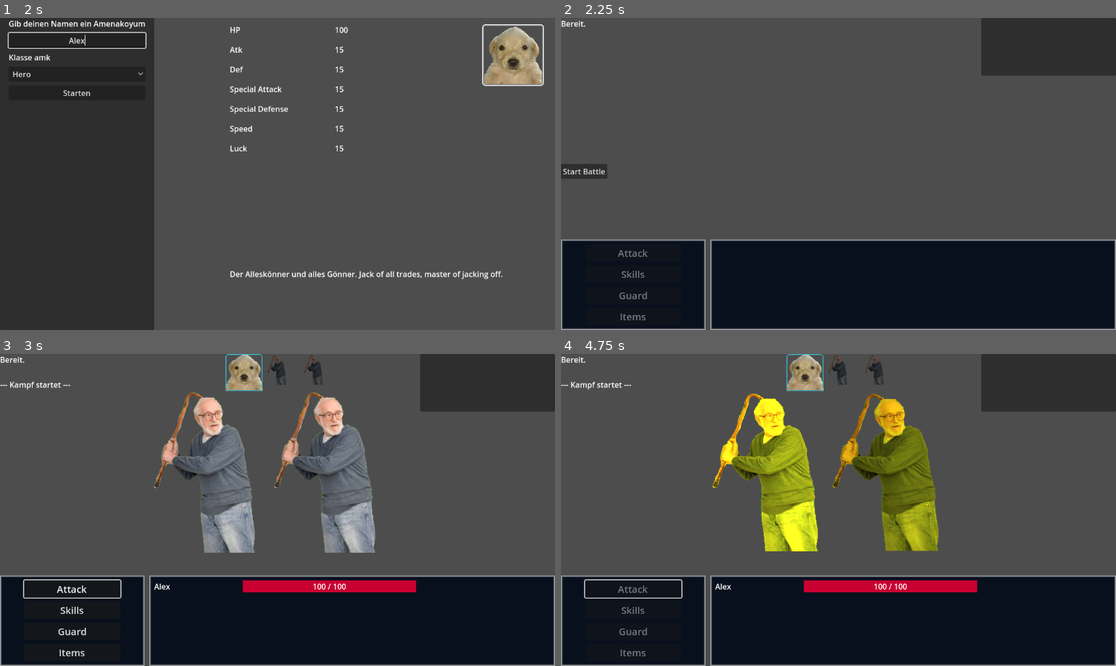
Above: before the commit, frames 1-4 (two rows, left to right).
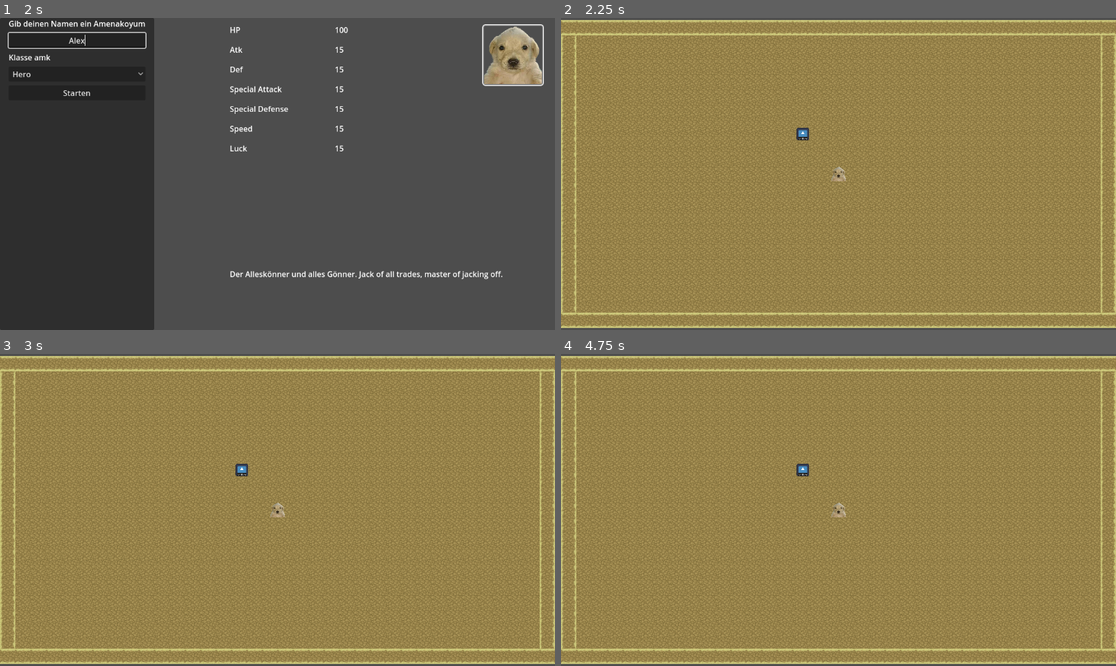
Above: after the commit, the same moments.

Repository: Marv0407/kotstulle-game
Game: Godot game, scene res://scenes/control.tscn
Two runs of this game, one before a commit and one after it. Both use one fixed random seed, a clock stepped at 60 frames per second and the inputs below. The engine's default icon, where the game draws it, is replaced by a stand-in: a white triangle on a blue panel in a dark square.
Inputs (mouse positions are in pixels of both pictures, inside the frame that each line leads up to):
- Up to frame 1 (2 s): click "Start New Game" at 0.5 s; click (77, 39) at 1.27 s; type "Alex" at 1.35 s
- Up to frame 2 (2.25 s): click "Starten" at 2 s
- Up to frame 3 (3 s): click (22, 506) at 2.75 s, where only the run before the commit has a clickable "Start Battle"
- Up to frame 4 (4.75 s): click (766, 469) at 3.52 s; click (633, 588) at 4.25 s, where only the run before the commit has a clickable "Attack"

Frame 1 is identical in both runs. In frame 2, 99% of the frame differs, in the area x 0-100%, y 0-100%; in frame 3, 99%; in frame 4, 99%.

Commit message:
Add encounter trigger and battle return flow
Introduce an Encounter Area2D scene and script to trigger battles on player contact. Add start_battle/return_from_battle in GameData to remember the current scene and player position and switch to the BattleTest scene. Restore player position on returning to TestMap via a new test_map.gd script. Update TestMap.tscn to instance the Encounter, adjust collision layers, and attach the test map script. Call GameData.return_from_battle() from battle_manager.end_battle so the game returns to the previous scene after a battle. Also change the character creator to load TestMap after creating a hero.

Diff:
--- a/character_creator.gd
+++ b/character_creator.gd
@@ -34,7 +34,7 @@
 	GameData.party_members.clear()
 	GameData.add_new_hero(class_res, chosen_name)
 
-	get_tree().change_scene_to_file("res://scenes/BattleTest.tscn")
+	get_tree().change_scene_to_file("res://scenes/TestMap.tscn")
 
 func _update_stat_preview(index: int):
 	var class_res = load(class_options[index]) as CharData
--- /dev/null
+++ b/scenes/Encounter.tscn
@@ -0,0 +1,40 @@
+[gd_scene load_steps=5 format=3 uid="uid://daw87aehw5pcd"]
+
+[ext_resource type="Script" uid="uid://04ygs7ptp7kg" path="res://scripts/encounter.gd" id="1_2siry"]
+[ext_resource type="Texture2D" uid="uid://do6usik1g3hr0" path="res://icon.svg" id="1_xp8is"]
+
+[sub_resource type="StyleBoxFlat" id="StyleBoxFlat_2siry"]
+bg_color = Color(0.14, 0.14, 0.14, 1)
+
+[sub_resource type="RectangleShape2D" id="RectangleShape2D_qgecd"]
+size = Vector2(26, 26)
+
+[node name="Encounter" type="Area2D"]
+script = ExtResource("1_2siry")
+
+[node name="Sprite2D" type="Sprite2D" parent="."]
+scale = Vector2(0.2, 0.2)
+texture = ExtResource("1_xp8is")
+
+[node name="Label" type="Label" parent="Sprite2D"]
+anchors_preset = 7
+anchor_left = 0.5
+anchor_top = 1.0
+anchor_right = 0.5
+anchor_bottom = 1.0
+offset_left = -98.5
+offset_top = -87.0
+offset_right = -29.5
+offset_bottom = -64.0
+grow_horizontal = 2
+grow_vertical = 0
+size_flags_horizontal = 3
+size_flags_vertical = 6
+theme_override_font_sizes/font_size = 24
+theme_override_styles/normal = SubResource("StyleBoxFlat_2siry")
+text = "Testfight"
+
+[node name="CollisionShape2D" type="CollisionShape2D" parent="."]
+shape = SubResource("RectangleShape2D_qgecd")
+
+[connection signal="body_entered" from="." to="." method="_on_body_entered"]
--- a/scenes/TestMap.tscn
+++ b/scenes/TestMap.tscn
@@ -1,7 +1,9 @@
-[gd_scene load_steps=5 format=4 uid="uid://cfft8jgum6dhw"]
+[gd_scene load_steps=7 format=4 uid="uid://cfft8jgum6dhw"]
 
+[ext_resource type="Script" uid="uid://bxh7rrnqs0bta" path="res://scripts/test_map.gd" id="1_c2xor"]
 [ext_resource type="PackedScene" uid="uid://7p25i524blrh" path="res://scenes/Player.tscn" id="1_fodck"]
 [ext_resource type="Texture2D" uid="uid://dp21td8yk1lv0" path="res://assets/tilesets/test_tileset/[A]_type1/[A]Dirt1-Dirt2_pipo.png" id="1_jpasy"]
+[ext_resource type="PackedScene" uid="uid://daw87aehw5pcd" path="res://scenes/Encounter.tscn" id="3_ndu6v"]
 
 [sub_resource type="TileSetAtlasSource" id="TileSetAtlasSource_ndu6v"]
 texture = ExtResource("1_jpasy")
@@ -34,9 +36,11 @@
 [sub_resource type="TileSet" id="TileSet_jpasy"]
 tile_size = Vector2i(32, 32)
 physics_layer_0/collision_layer = 1
+physics_layer_0/collision_mask = 0
 sources/0 = SubResource("TileSetAtlasSource_ndu6v")
 
 [node name="TestMap" type="Node2D"]
+script = ExtResource("1_c2xor")
 
 [node name="TileMapLayer" type="TileMapLayer" parent="."]
 tile_map_data = PackedByteArray("AADu//b/AAAAAAIAAADu//f/AAAAAAEAAADu//j/AAAAAAEAAADu//n/AAAAAAEAAADu//r/AAAAAAEAAADu// …(11440 unchanged characters)…
@@ -45,3 +49,9 @@
 physics_quadrant_size = 32
 
 [node name="Player" parent="." instance=ExtResource("1_fodck")]
+collision_layer = 2
+
+[node name="Encounter" parent="." instance=ExtResource("3_ndu6v")]
+position = Vector2(-74, -83)
+collision_layer = 4
+collision_mask = 2
--- a/scripts/GameData.gd
+++ b/scripts/GameData.gd
@@ -3,9 +3,7 @@
 var player_name: String = "Held"
 var player_char_data: CharData
 
-### ------------------ ###
-### Testing Schmesting ###
-### ------------------ ###
+### --- Party & Stats Handling --- ###
 var party_members = []
 
 func add_new_hero(source_resource: CharData, custom_name: String):
@@ -41,5 +39,16 @@
 	for skill in source_resource.skills:
 		if skill:
 			dict["skills"].append(skill.resource_path)
+	party_members.append(dict)
 
-	party_members.append(dict)
+### --- Scene Return Handling --- ###
+var return_scene_path: String = ""
+var return_position: Vector2 = Vector2.ZERO
+
+func start_battle(current_scene_path: String, player_position: Vector2):
+	return_scene_path = current_scene_path
+	return_position = player_position
+	get_tree().change_scene_to_file("res://scenes/BattleTest.tscn")
+
+func return_from_battle():
+	get_tree().change_scene_to_file(return_scene_path)
--- a/scripts/battle_manager.gd
+++ b/scripts/battle_manager.gd
@@ -182,6 +182,7 @@
 
 func end_battle(player_won: bool):
 	state = BattleState.END
+	GameData.return_from_battle()
 	if player_won:
 		var _sum_exp = 0
 		for e in enemies: _sum_exp += e.data.xp
--- /dev/null
+++ b/scripts/encounter.gd
@@ -0,0 +1,17 @@
+extends Area2D
+
+var triggered := false
+
+func _ready() -> void:
+	if not body_entered.is_connected(_on_body_entered):
+		body_entered.connect(_on_body_entered)
+
+func _on_body_entered(body: Node2D) -> void:
+	if triggered:
+		return
+
+	if body.name == "Player":
+		triggered = true
+		var current_scene_path = get_tree().current_scene.scene_file_path
+		var player_position = body.global_position
+		GameData.start_battle(current_scene_path, player_position)
--- /dev/null
+++ b/scripts/test_map.gd
@@ -0,0 +1,8 @@
+extends Node2D
+
+@onready var player = $Player
+
+func _ready():
+	if GameData.return_position != Vector2.ZERO:
+		player.global_position = GameData.return_position
+		GameData.return_position = Vector2.ZERO
Not shown, added: scripts/encounter.gd.uid
Not shown, added: scripts/test_map.gd.uid
